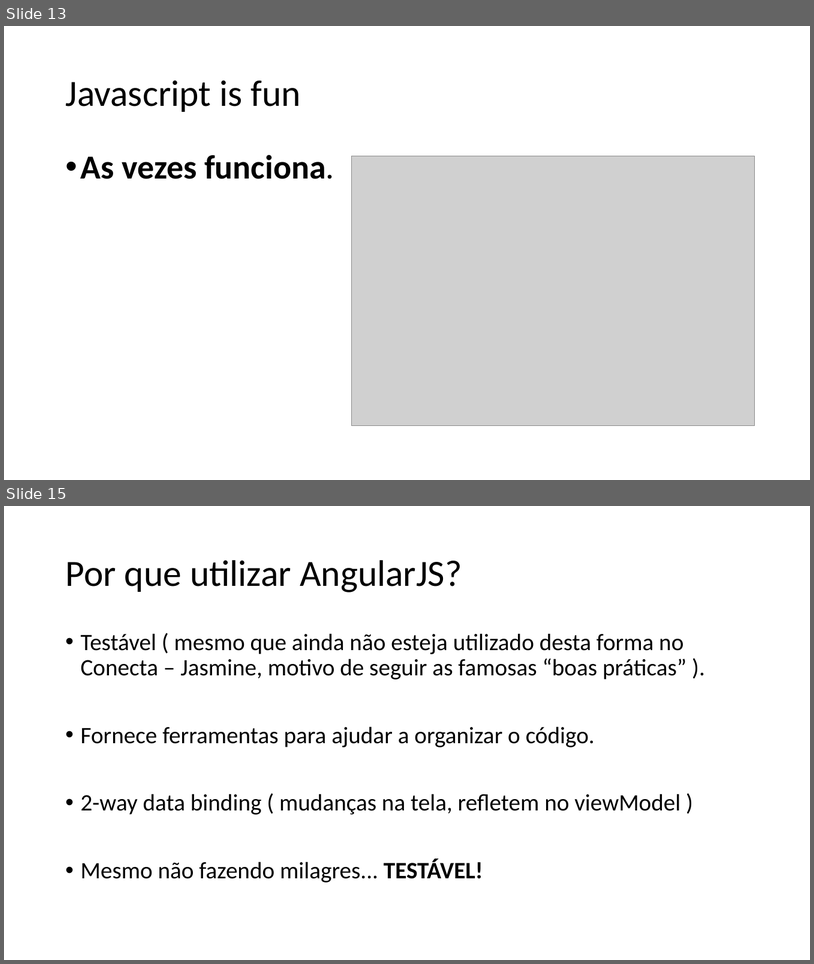
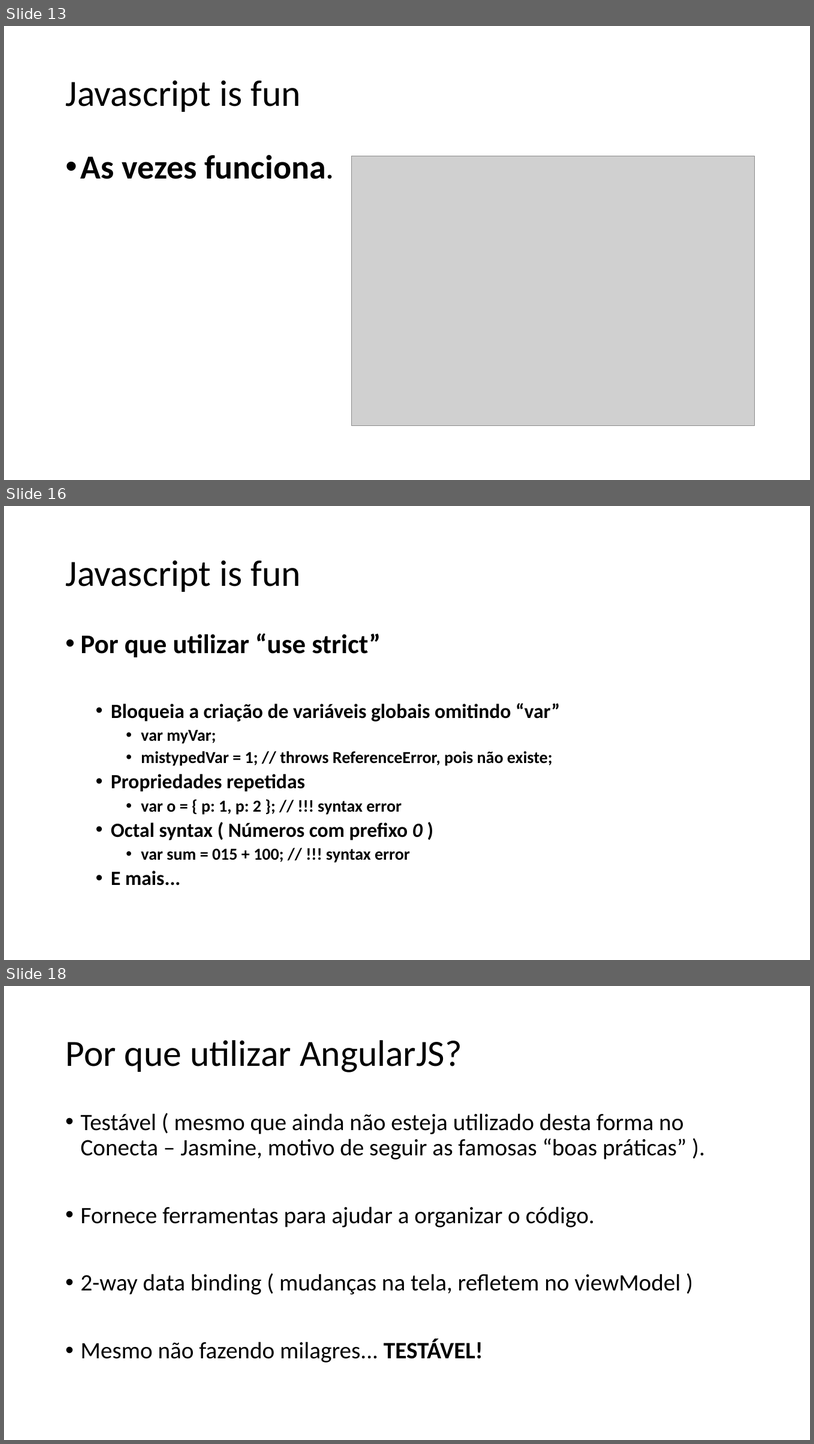
Before and after one commit to hugoj-goncalves/workshop-angularjs, a slide deck: Apresentação Workshop Angular.pptx. Shown one above the other, each under a label of ours: slides 13 and 15 before the commit, slides 13, 16 and 18 after it; the slides between them are not shown. The pictures are 814x964 and 814x1444 pixels, drawn with LibreOffice and Linux fonts; fonts in the diff are those of the drawing; grey boxes stand for pictures. Boxes give left, top, right and bottom in pixels: in the first picture for what was removed or moved away, otherwise in the second. Text is boxed around its words. In the diff, an @@ line names an element or a change of style, - is before the commit and + after.

```diff
--- a/Apresentação Workshop Angular.pptx
+++ b/Apresentação Workshop Angular.pptx
@@ slide 16 added at bbox=[4, 506, 810, 960], background #FFFFFF @@
@@ title added at bbox=[65, 560, 300, 592], 44 pt, text #000000 @@
+Javascript is fun
@@ text added at bbox=[81, 633, 560, 885], 20 pt, text #000000, bold @@
+• Por que utilizar “use strict”
+  • Bloqueia a criação de variáveis globais omitindo “var”
+    • var myVar;
+    • mistypedVar = 1; // throws ReferenceError, pois não existe;
+  • Propriedades repetidas
+    • var o = { p: 1, p: 2 }; // !!! syntax error
+  • Octal syntax ( Números com prefixo 0 )
+    • var sum = 015 + 100; // !!! syntax error
+  • E mais...
@@ what was slide 15 is now slide 18 @@
```
Also in this commit, not shown: 4 slides changed, 5 other slides added, 1 slide removed.
